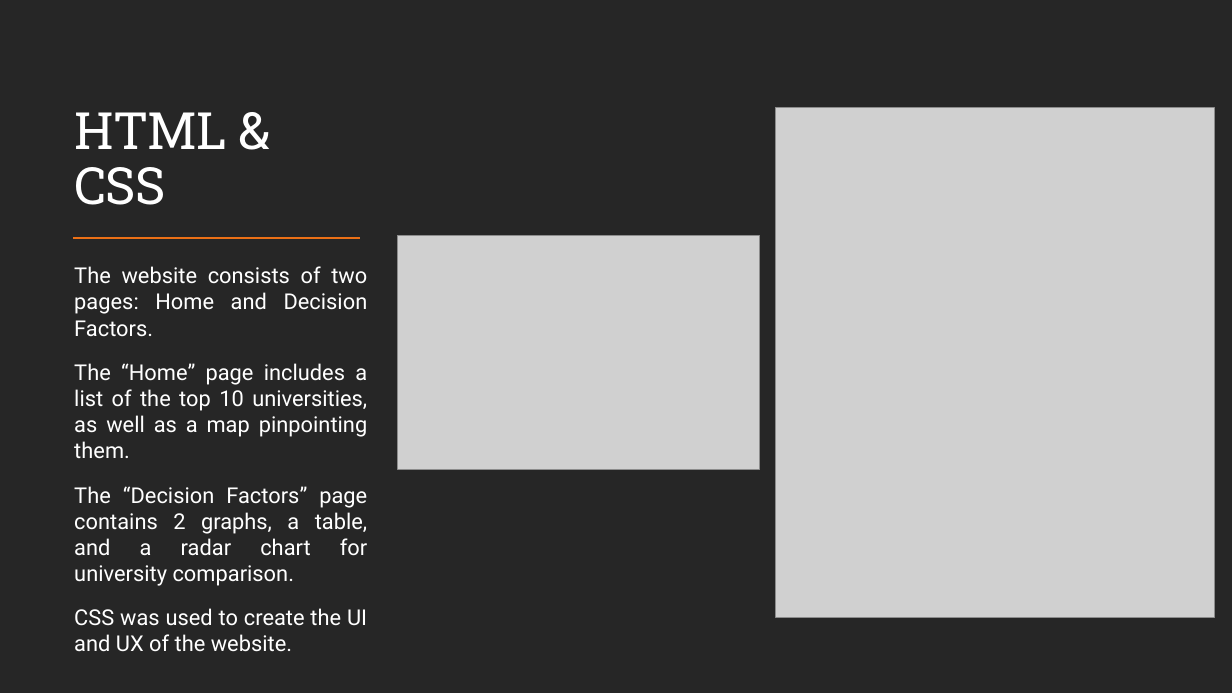
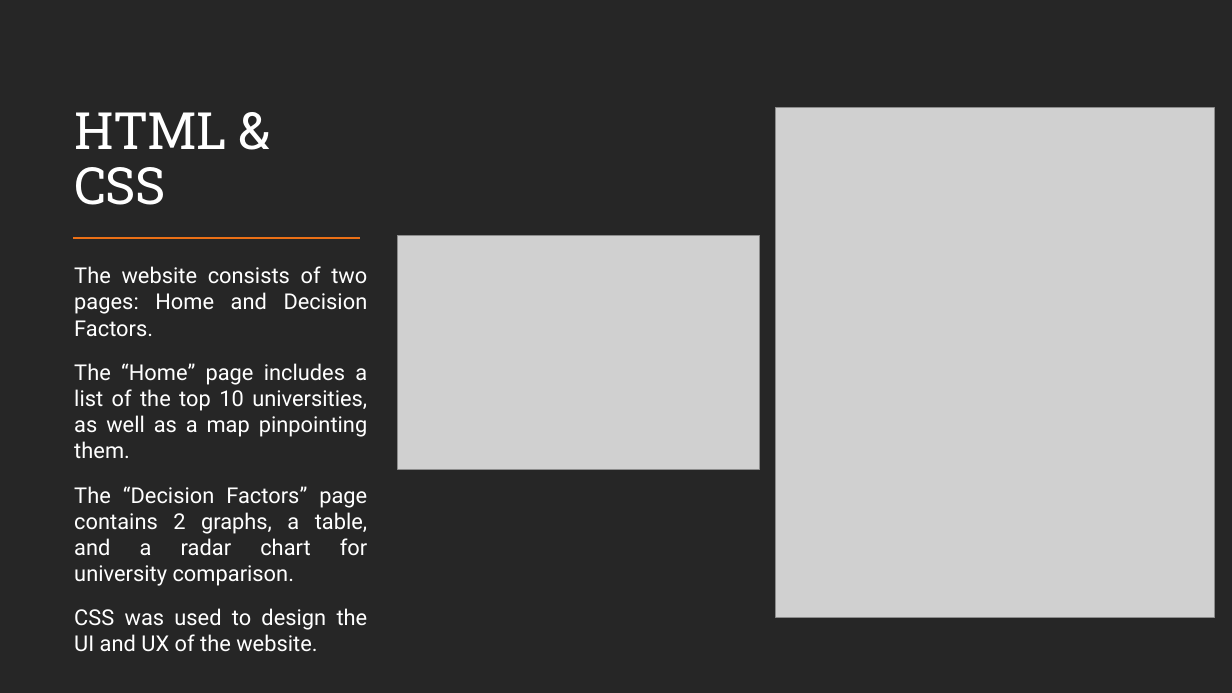
Before and after one commit to Chadi272/Project_3_Path_Finders, a slide deck: slide 11 of Path Finders.pptx. Drawn at 1232x693 pixels with LibreOffice and Linux fonts; fonts in the diff are those of the drawing; grey boxes stand for pictures. Boxes give left, top, right and bottom in pixels: in the first picture for what was removed or moved away, otherwise in the second. Text is boxed around its words. In the diff, an @@ line names an element or a change of style, - is before the commit and + after.

```diff
--- a/Path Finders.pptx
+++ b/Path Finders.pptx
@@ text at [74,608,368,652]: text changed @@
-  CSS was used to create the UI and UX of the website.
+  CSS was used to design the UI and UX of the website.
```
Also in this commit, not shown: 2 other slides changed.
